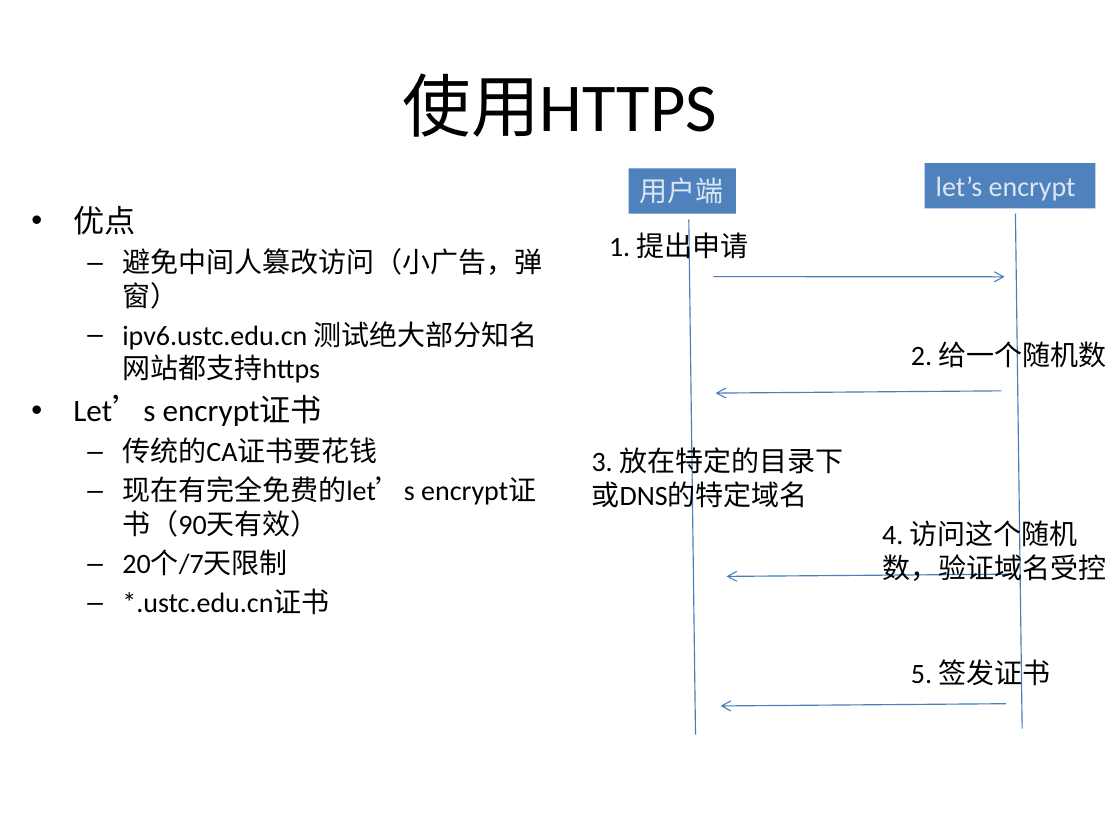
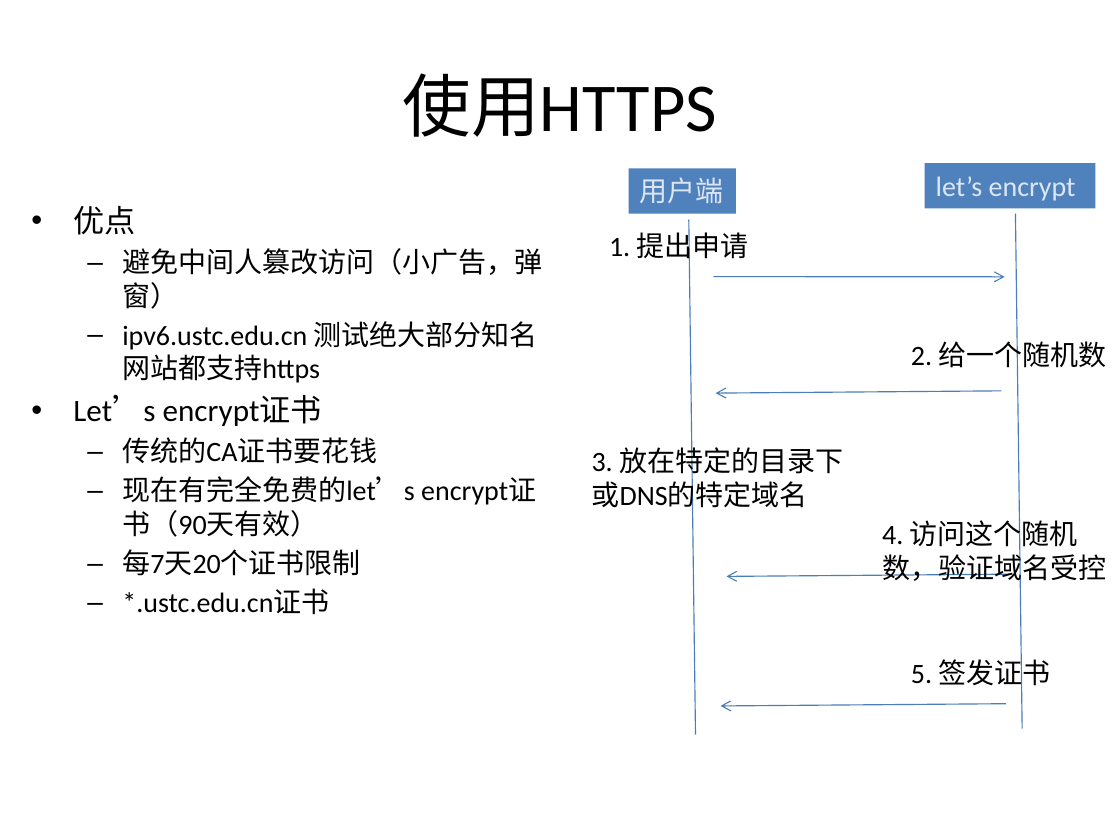
Before and after one commit to bg6cq/network-training, a slide deck: slide 24 of ipv6-nginx.pptx. Drawn at 1120x840 pixels with LibreOffice and Linux fonts; fonts in the diff are those of the drawing. Boxes give left, top, right and bottom in pixels: in the first picture for what was removed or moved away, otherwise in the second. Text is boxed around its words. In the diff, an @@ line names an element or a change of style, - is before the commit and + after.

Commit message:
20180716

```diff
--- a/ipv6-nginx.pptx
+++ b/ipv6-nginx.pptx
@@ text at (122, 549, 361, 576): text changed @@
-  – 20个/7天限制
+  – 每7天20个证书限制
```
Also in this commit, not shown: 2 other slides changed.
